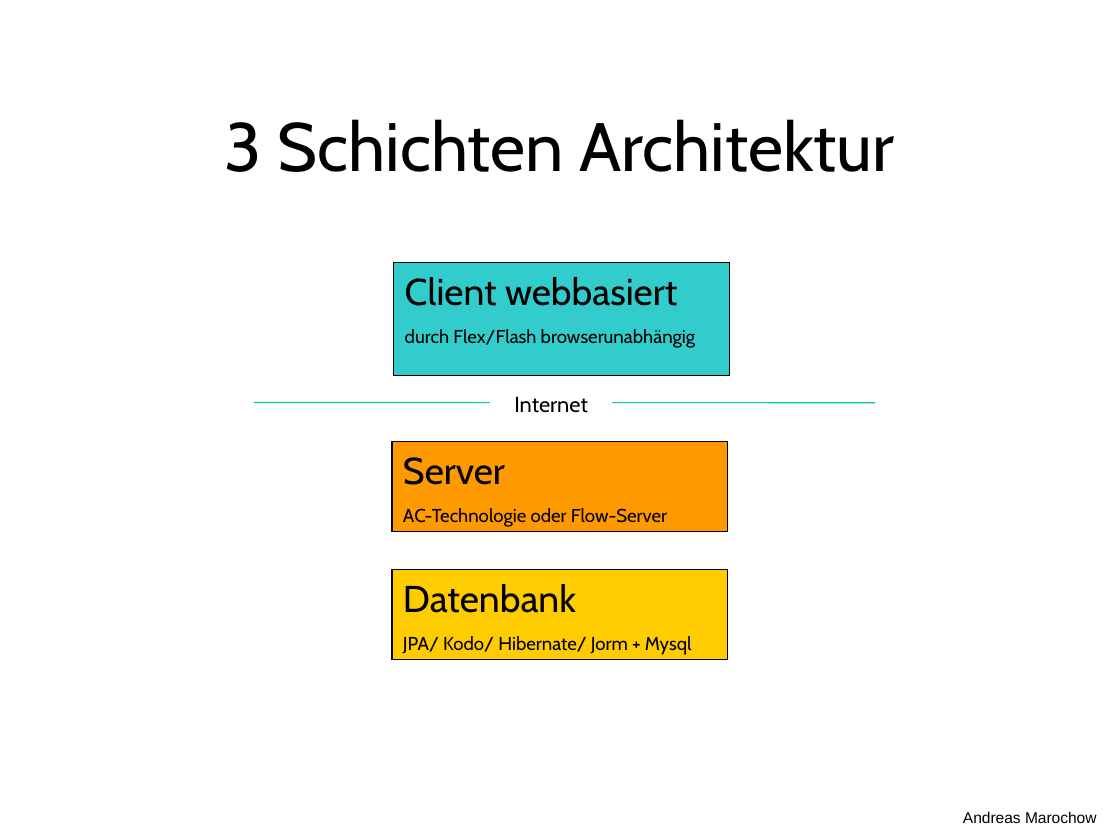
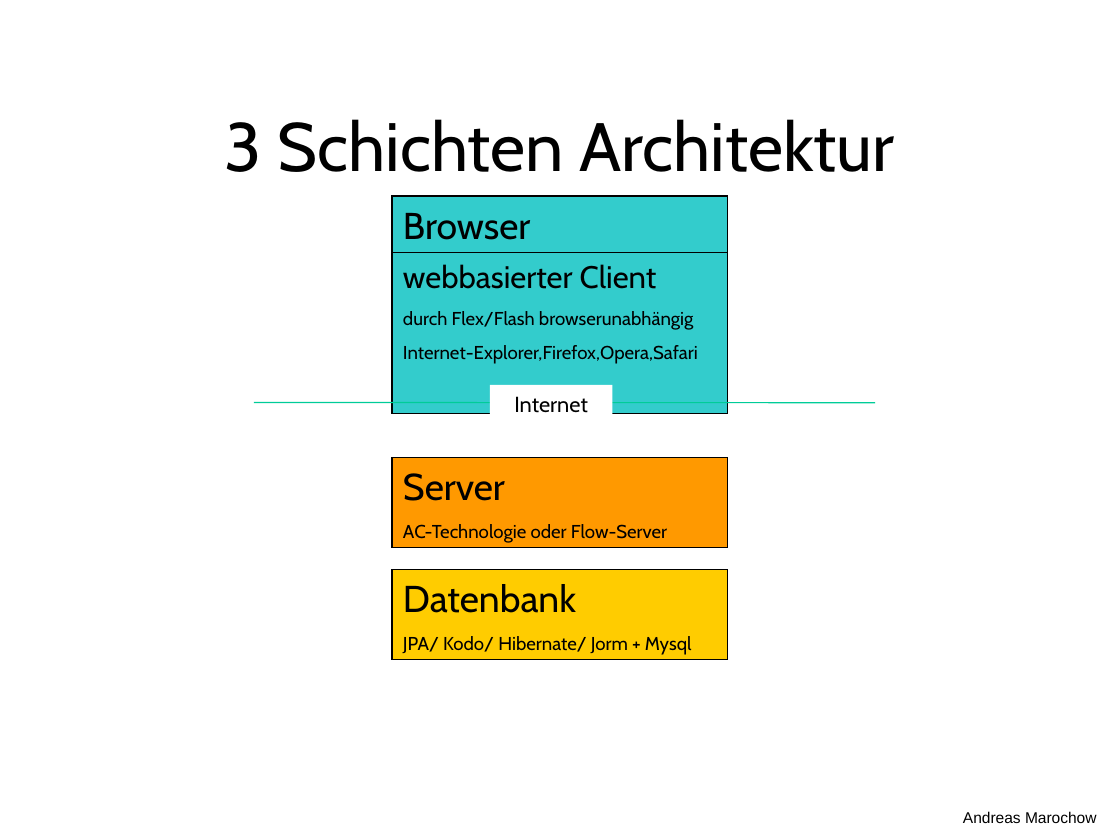
Before and after one commit to freezzer/flow, a slide deck: slide 2 of docs/Flow.ppt. Drawn at 1120x840 pixels with LibreOffice and Linux fonts; fonts in the diff are those of the drawing. Boxes give left, top, right and bottom in pixels: in the first picture for what was removed or moved away, otherwise in the second. Text is boxed around its words. In the diff, an @@ line names an element or a change of style, - is before the commit and + after.

```diff
--- a/docs/Flow.ppt
+++ b/docs/Flow.ppt
@@ rectangle added at box(392, 196, 728, 252), fill #33CCCC, outline #000000 0.74 pt, 24 pt, text #000000 @@
+Browser
@@ rectangle "webbasierter Client": place and size @@
-rectangle "webbasierter Client" at box(394, 262, 730, 375)
+rectangle "webbasierter Client" at box(392, 252, 728, 413)
@@ text in rectangle at box(403, 264, 657, 289): text changed; size 24 to 20 pt @@
-Client webbasiert
+webbasierter Client
@@ text in rectangle at box(403, 345, 698, 364): paragraph added @@
+Internet-Explorer,Firefox,Opera,Safari
@@ rectangle "Internet": place and size @@
-rectangle "Internet" at box(514, 396, 588, 413)
+rectangle "Internet" at box(491, 385, 613, 423)
@@ rectangle "Server": place and size @@
-rectangle "Server" at box(392, 441, 728, 532)
+rectangle "Server" at box(392, 457, 728, 548)
```
Also in this commit, not shown: 2 other slides changed, 9 other files.
